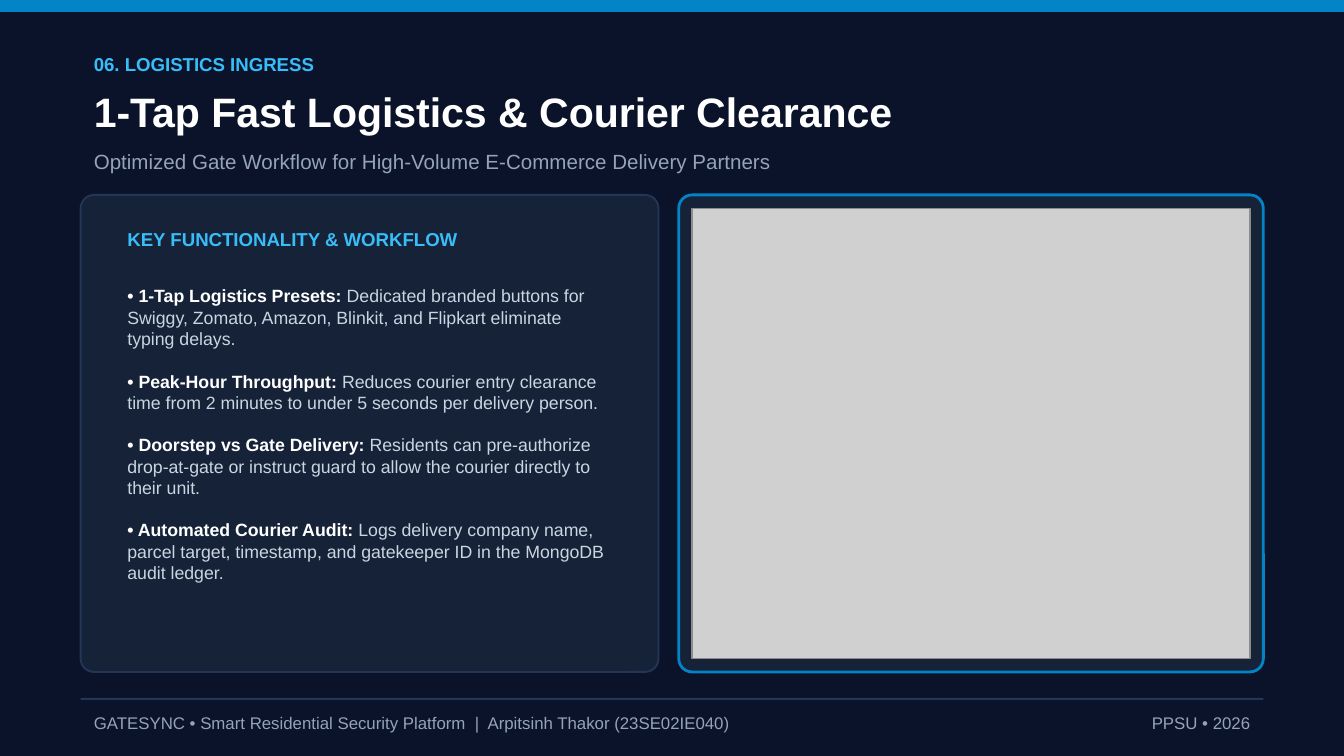
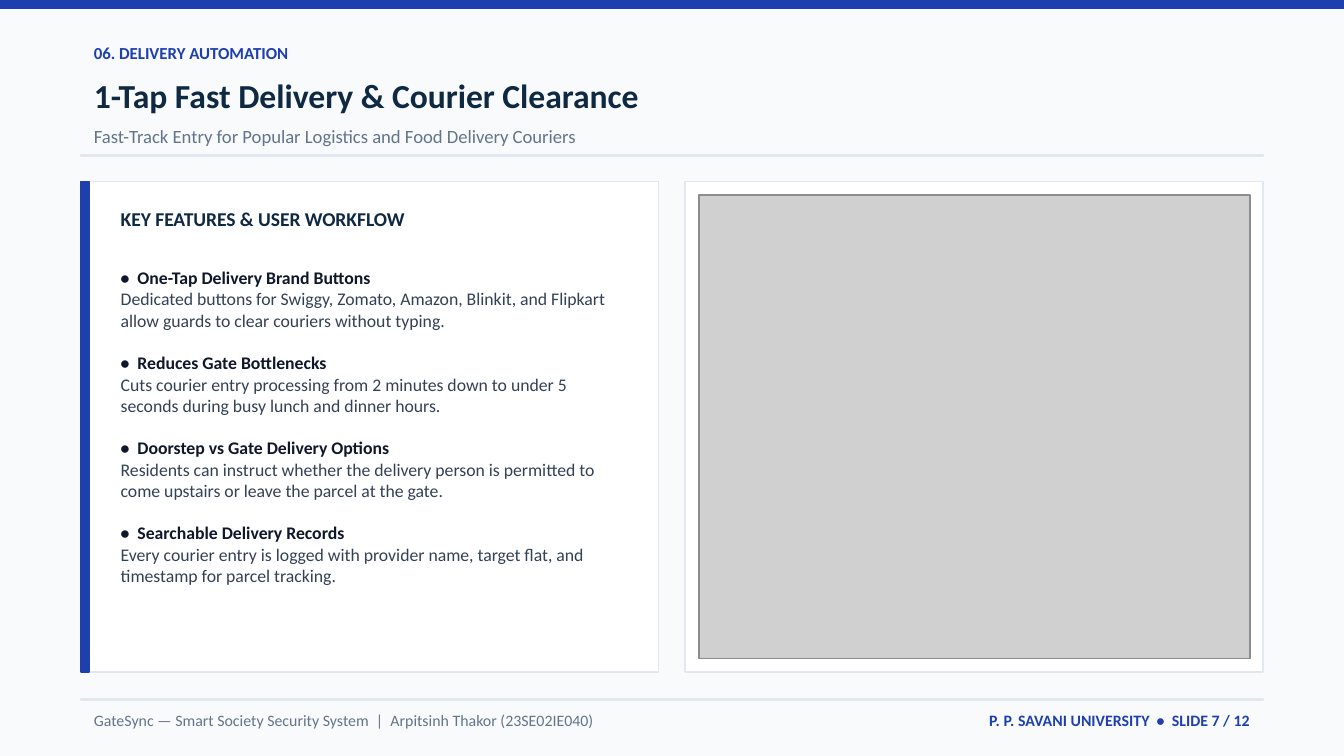
Before and after one commit to arpitthakor28/sms1, a slide deck: slide 7 of GateSync_Project_Presentation.pptx. Drawn at 1344x756 pixels with LibreOffice and Linux fonts; fonts in the diff are those of the drawing; grey boxes stand for pictures. Boxes give left, top, right and bottom in pixels: in the first picture for what was removed or moved away, otherwise in the second. Text is boxed around its words. In the diff, an @@ line names an element or a change of style, - is before the commit and + after.

Commit message:
Update presentation: human-made cold executive theme, B.Tech IT&E, valid PPTX and PDF

```diff
--- a/GateSync_Project_Presentation.pptx
+++ b/GateSync_Project_Presentation.pptx
@@ background #0B132B to #F8FAFC @@
@@ rectangle at bbox=[0, 0, 1344, 8]: fill #0284C7 to #1E40AF; outline #0284C7 1 pt to #1E40AF 1 pt @@
@@ text at bbox=[94, 47, 288, 59]: text changed; size 10 to 9 pt; font Arial to Calibri; text colour #38BDF8 to #1E40AF @@
-06. LOGISTICS INGRESS
+06. DELIVERY AUTOMATION
@@ text at bbox=[94, 84, 638, 114]: text changed; size 22 to 18 pt; font Arial to Calibri; text colour #FFFFFF to #0F2942 @@
-1-Tap Fast Logistics & Courier Clearance
+1-Tap Fast Delivery & Courier Clearance
@@ text at bbox=[94, 130, 576, 146]: text changed; size 11 to 10 pt; font Arial to Calibri; text colour #94A3B8 to #64748B @@
-Optimized Gate Workflow for High-Volume E-Commerce Delivery Partners
+Fast-Track Entry for Popular Logistics and Food Delivery Couriers
@@ rectangle added at bbox=[81, 155, 1263, 156], fill #E2E8F0, outline #E2E8F0 1 pt @@
@@ rounded rectangle removed at bbox=[81, 195, 659, 672] @@
@@ rectangle added at bbox=[81, 181, 659, 672], fill #FFFFFF, outline #E2E8F0 1 pt @@
@@ rectangle added at bbox=[81, 181, 89, 672], fill #1E40AF, outline #1E40AF 1 pt @@
@@ rounded rectangle removed at bbox=[679, 195, 1263, 672] @@
@@ rectangle added at bbox=[685, 181, 1263, 672], fill #FFFFFF, outline #E2E8F0 1 pt @@
@@ picture: place and size @@
-picture at bbox=[692, 208, 1250, 659]
+picture at bbox=[699, 195, 1250, 659]
@@ text at bbox=[121, 213, 405, 226]: text changed; size 10 to 10.5 pt; font Arial to Calibri; text colour #38BDF8 to #0F2942 @@
-KEY FUNCTIONALITY & WORKFLOW
+KEY FEATURES & USER WORKFLOW
@@ text at bbox=[121, 271, 605, 585]: text changed; font Arial to Calibri; text colour #CBD5E1 to #334155 @@
-• 1-Tap Logistics Presets: Dedicated branded buttons for Swiggy, Zomato, Amazon, Blinkit, and Flipkart eliminate typing delays.
-• Peak-Hour Throughput: Reduces courier entry clearance time from 2 minutes to under 5 seconds per delivery person.
-• Doorstep vs Gate Delivery: Residents can pre-authorize drop-at-gate or instruct guard to allow the courier directly to their unit.
-• Automated Courier Audit: Logs delivery company name, parcel target, timestamp, and gatekeeper ID in the MongoDB audit ledger.
+• One-Tap Delivery Brand Buttons
+Dedicated buttons for Swiggy, Zomato, Amazon, Blinkit, and Flipkart allow guards to clear couriers without typing.
+• Reduces Gate Bottlenecks
+Cuts courier entry processing from 2 minutes down to under 5 seconds during busy lunch and dinner hours.
+• Doorstep vs Gate Delivery Options
+Residents can instruct whether the delivery person is permitted to come upstairs or leave the parcel at the gate.
+• Searchable Delivery Records
+Every courier entry is logged with provider name, target flat, and timestamp for parcel tracking.
@@ line removed from (81, 699) to (1263, 699) @@
@@ rectangle added at bbox=[81, 699, 1263, 700], fill #E2E8F0, outline #E2E8F0 1 pt @@
@@ text at bbox=[94, 714, 593, 729]: text changed; size 9 to 8.5 pt; font Arial to Calibri; text colour #94A3B8 to #64748B @@
-GATESYNC • Smart Residential Security Platform | Arpitsinh Thakor (23SE02IE040)
+GateSync — Smart Society Security System | Arpitsinh Thakor (23SE02IE040)
@@ text added at bbox=[989, 715, 1250, 726], 8.5 pt, text #1E40AF, bold @@
+P. P. SAVANI UNIVERSITY • SLIDE 7 / 12
@@ text removed at bbox=[1152, 717, 1250, 729] @@
-PPSU • 2026
```
Also in this commit, not shown: 4 other slides changed, 7 slides added, 7 slides removed, 7 other files.
